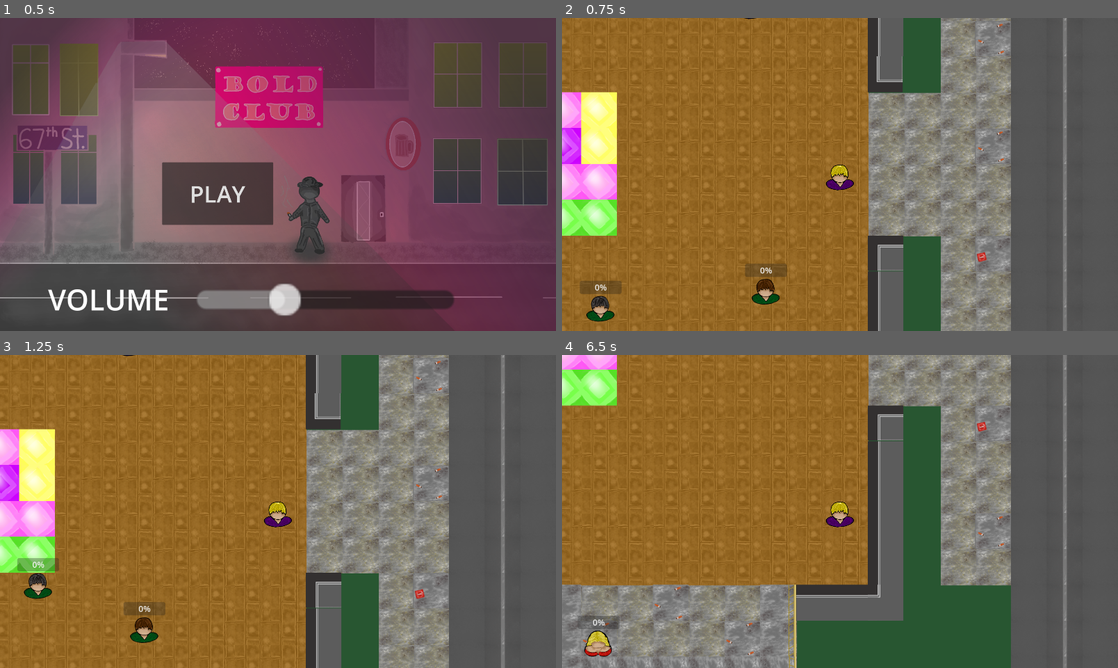
Above: before the commit, frames 1-4 (two rows, left to right).
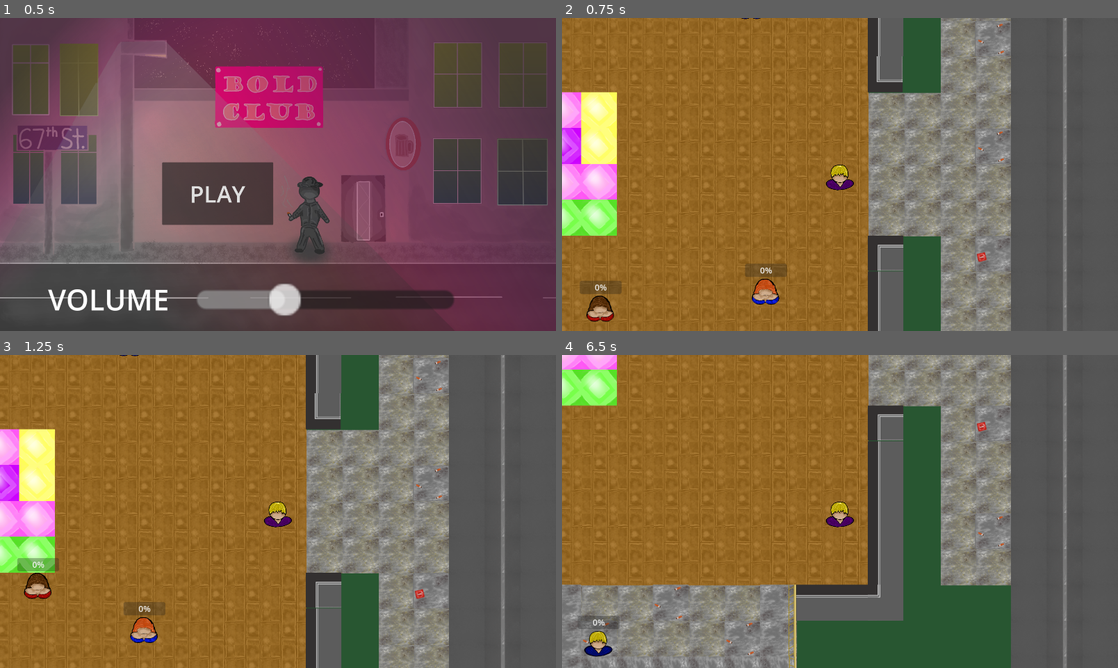
Above: after the commit, the same moments.

Repository: mntjams/game-jam-25-2
Game: Godot game, scene res://scenes/main_menu.tscn
The game is run twice, just before and just after one commit, with the same random seed, the same clock (stepped at 60 frames per second) and the same inputs. The engine's default icon, where the game draws it, is replaced by a stand-in: a white triangle on a blue panel in a dark square. Sound files missing from this copy of the repository are replaced by a short silence.
Inputs:
- Up to frame 1 (0.5 s): no input
- Up to frame 2 (0.75 s): click "PLAY" at 0.5 s
- Up to frame 3 (1.25 s): no input
- Up to frame 4 (6.5 s): hold D (right) 1.28-2.03 s; hold E (interact) 1.28-2.03 s; hold S (down) 2.03-2.78 s; tap one key every 0.75 s from 2.1 s: Space (slots) Q E (interact) Space (slots) Q; hold D (right) 2.78-3.53 s; hold W (up) 3.53-4.28 s; hold A (left) 4.28-5.78 s; hold S (down) from 5.78 s (still down); hold E (interact) from 5.78 s (still down)

Frame 1 is identical in both runs. In frame 2, 0.6% of the frame differs, in the area x 4-40%, y 0-98%; in frame 3, 0.6%, in the area x 4-29%, y 0-92%; in frame 4, 0.3%.

Commit message:
Fix random textures

Diff:
--- a/scenes/woman.tscn
+++ b/scenes/woman.tscn
@@ -33,9 +33,6 @@
 
 [node name="Woman" type="CharacterBody2D" groups=["NPCs"]]
 script = ExtResource("1_lbwyf")
-zero_scene = null
-movement_speed = null
-stuck_timeout = null
 
 [node name="Sprite2D" type="Sprite2D" parent="."]
 texture = ExtResource("2_lbwyf")
--- a/scripts/woman.gd
+++ b/scripts/woman.gd
@@ -196,7 +196,31 @@
 
 
 func _apply_random_costume() -> void:
-	var costume_textures = men_costume_textures + women_costume_textures
+	var costumes_paths = [
+		"res://assets/img/npc/woman/woman_blonde_blue.png",
+		"res://assets/img/npc/woman/woman_blonde_red.png",
+		"res://assets/img/npc/woman/woman_blonde_violet.png",
+		"res://assets/img/npc/woman/woman_blue.png",
+		"res://assets/img/npc/woman/woman_ginger_blue.png",
+		"res://assets/img/npc/woman/woman_ginger_red.png",
+		"res://assets/img/npc/woman/woman_ginger_violet.png",
+		"res://assets/img/npc/woman/woman_red.png",
+		"res://assets/img/npc/woman/woman_violet.png",
+		"res://assets/img/npc/man/man_black_blue.png",
+		"res://assets/img/npc/man/man_black_green.png",
+		"res://assets/img/npc/man/man_black_violet.png",
+		"res://assets/img/npc/man/man_blonde_blue.png",
+		"res://assets/img/npc/man/man_blonde_green.png",
+		"res://assets/img/npc/man/man_blonde_violet.png",
+		"res://assets/img/npc/man/man_brunet_blue.png",
+		"res://assets/img/npc/man/man_brunet_green.png",
+		"res://assets/img/npc/man/man_brunet_violet.png"
+	]
+
+	var costume_textures: Array[Texture2D]
+	for costume in costumes_paths:
+		costume_textures.append(load(costume))
+
 	if costume_textures.is_empty():
 		return
 
